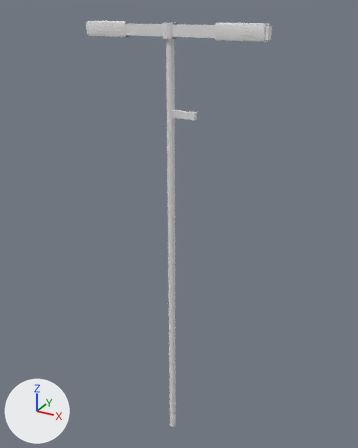
Renders of the FBX model Assets/Meshes/Lever/Lever.fbx from each side of a commit.
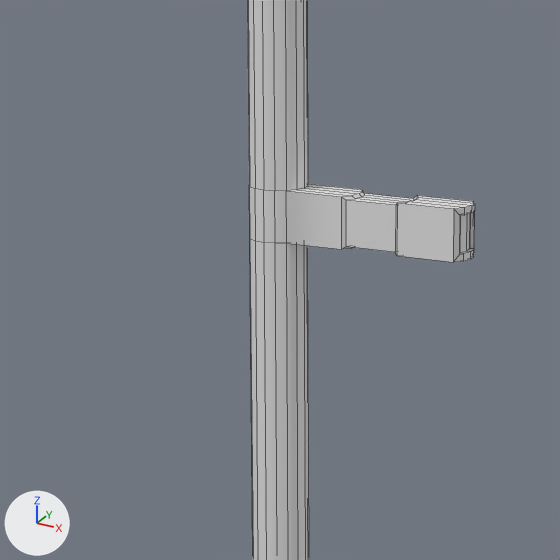
Each version is shown whole from a camera (50 mm lens) standing at (1.118, -1.946, 0.495) and looking at (0.003, 0.082, -0.519), then close up on the part from 37% to 58% of the width and 19% to 36% of the height. Lighting does not change. The marker at lower left points along +X, +Y and +Z. The close-ups show mesh edges as thin lines. Where no turn or scale is listed for an object, it has been applied to the vertices.

The first close-up shows 'Lever.001'.
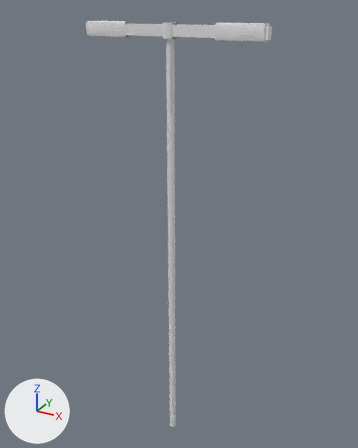
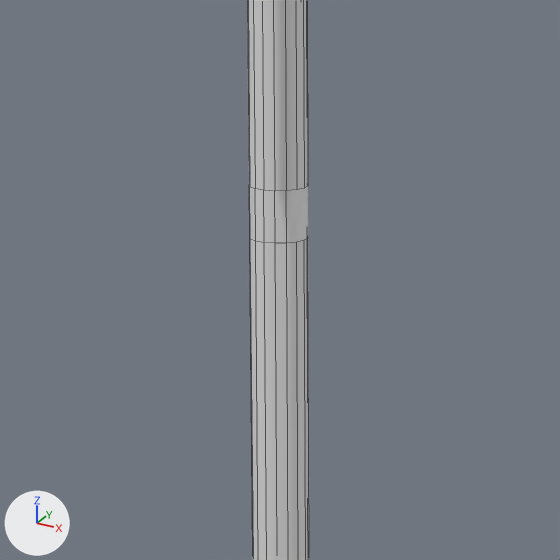
Changed parts and their boxes [x1, y1, x2, y2] in the close-ups (560 x 560 px):
'Lever.001', reshaped
    before: [247, 0, 475, 560]
    after: [247, 0, 309, 560]
part 1 of me_cylinder_001, cut back
    before: [286, 184, 475, 262]
    after: [286, 186, 308, 243]

What changed in the scene script:
```text
Change me_cylinder_001:
    used by ob_lever_001; location = (0.0, 0.0, 0.0)
    remove me_cylinder_001.from_pydata(...)  # 224 vertices, 193 faces; spans x -0.03..0.14, y -0.03..0.04, z -1.8..0.43
    add me_cylinder_001.from_pydata(...)  # 154 vertices, 120 faces; spans x -0.03..0.04, y -0.03..0.04, z -1.8..0.43
    me_cylinder_001 part 1
    70 vertices are removed from x 0.05..0.14, y -0.01..0.02, z 0.04..0.07
    74 faces are deleted
    1 new face joins them
```
